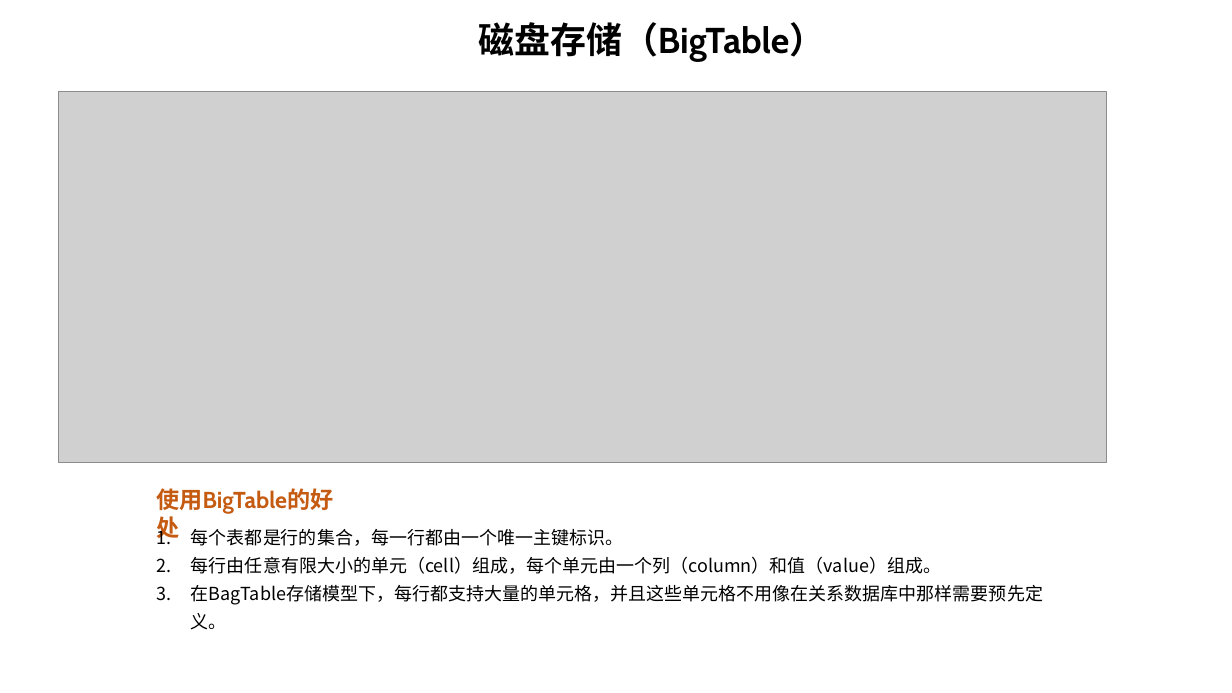
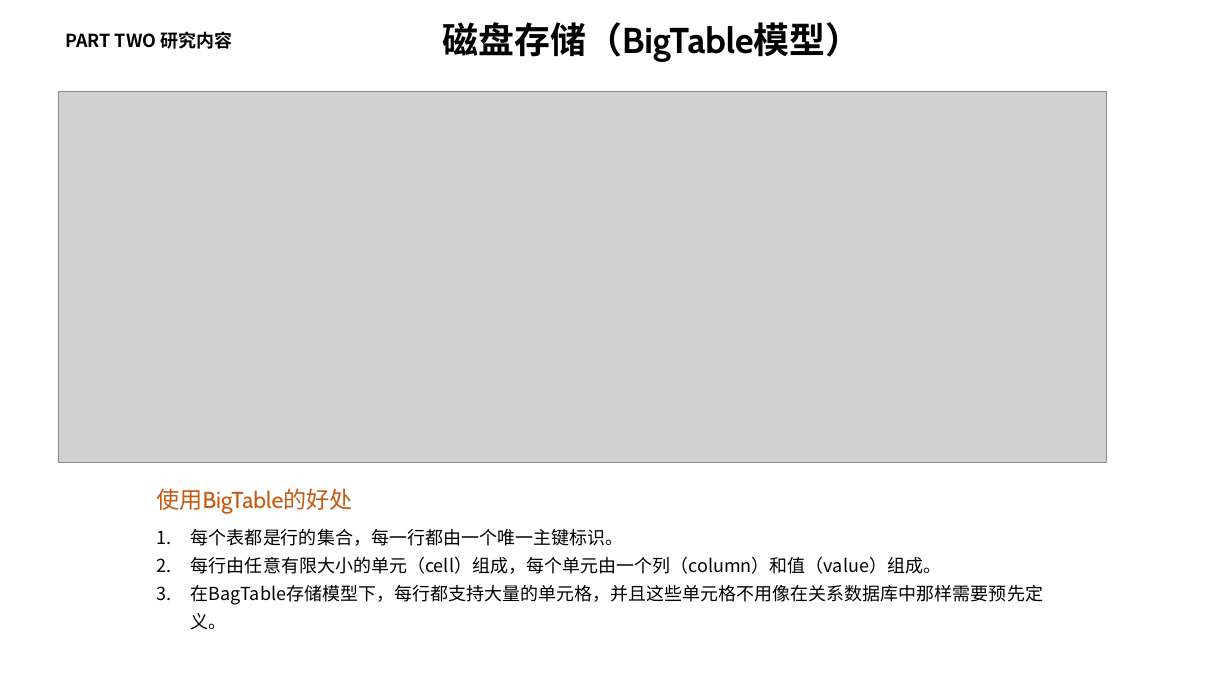
Before and after one commit to zhaobingcn/mypaper, a slide deck: slide 11 of 赵炳-答辩报告 [自动保存].pptx. Drawn at 1232x693 pixels with LibreOffice and Linux fonts; fonts in the diff are those of the drawing; grey boxes stand for pictures; background and template pictures are left out. Boxes give left, top, right and bottom in pixels: in the first picture for what was removed or moved away, otherwise in the second. Text is boxed around its words. In the diff, an @@ line names an element or a change of style, - is before the commit and + after.

```diff
--- a/赵炳-答辩报告 [自动保存].pptx
+++ b/赵炳-答辩报告 [自动保存].pptx
@@ text at (443, 22, 862, 62): text changed @@
-磁盘存储（BigTable）
+磁盘存储（BigTable模型）
@@ text added at (65, 31, 233, 49), 14 pt, text #000000, bold @@
+PART TWO 研究内容
@@ text "使用BigTable的好处" at (156, 488, 352, 514): bold off @@
```
Also in this commit, not shown: 15 other slides changed, 14 slides added, 13 slides removed, 1 other file.
